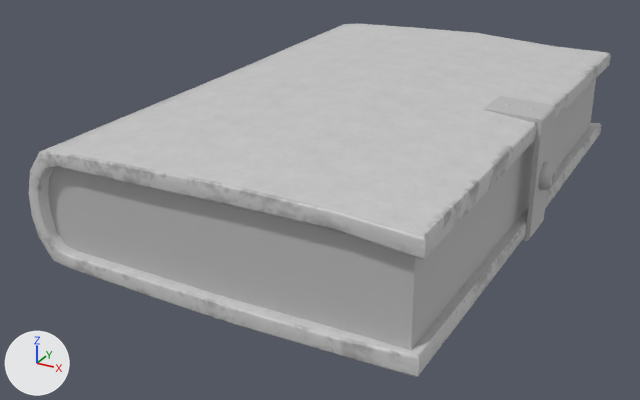
The FBX model Magic Library/Assets/Assets/Art/Meshes/Book/Book01.fbx, before and after one commit.
The view is the same before and after, from a 50 mm lens placed at (0.241, -0.317, 0.24), pointed at (-0.02, 0.157, 0.003). The lights are fixed; the arrows at lower left show +X, +Y and +Z. Where no turn or scale is listed for an object, it has been applied to the vertices. Vertices at the same position are counted once.

Before the edit, the objects in view are built like this:
```python
me_mesh = bpy.data.meshes.new('Mesh')
me_mesh.from_pydata(...)  # 344 vertices, 325 faces; spans x -0.125..0.125, y -0.182..0.182, z -0.003..0.082
# faces by material slot: [137, 22, 166]
me_mesh.materials.append(mat_metal)  # grey #bcbcbc
me_mesh.materials.append(mat_pages)  # grey #bcbcbc
me_mesh.materials.append(mat_m_book01_lod)  # picture img_book01_book_albedotransparency_png
ob_book01 = bpy.data.objects.new('Book01', me_mesh)
ob_book01.location = (0.0, 0.1884, 0.0)
```
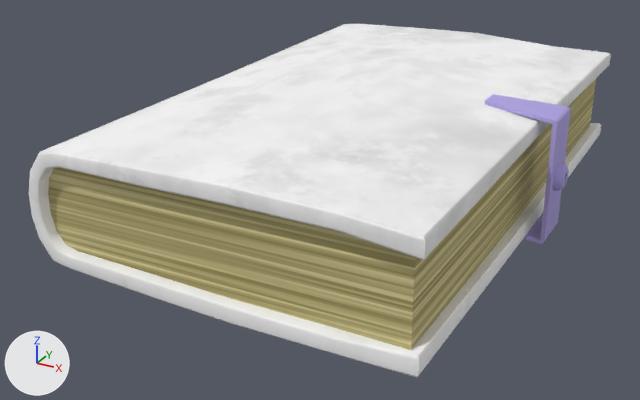
The newer file is also turned or shifted as a whole; pictures and numbers use the older file's frame.

Pixel boxes (x1, y1, x2, y2) of what changed, in the pictures (640 x 400 px):
'Book01', reshaped: before (29, 23, 611, 377); after (29, 24, 611, 377)
part 1 of me_mesh, rebuilt (18% wider): before (483, 96, 556, 241); after (485, 94, 571, 244)
part 2 of me_mesh, added: after (553, 162, 569, 190)
part 3 of me_mesh, deleted: before (539, 162, 556, 190)
part 4 of me_mesh, recoloured (grey to yellow): (48, 79, 596, 350) in both
part 5 of me_mesh, recoloured (grey to white): (29, 24, 611, 377) in both

Diff of the bpy script that builds the scene:
```diff
--- a/Magic Library/Assets/Assets/Art/Meshes/Book/Book01.fbx.py
+++ b/Magic Library/Assets/Assets/Art/Meshes/Book/Book01.fbx.py
@@ img_bookpagesside_basecolor_png @@
+img_bookpagesside_basecolor_png = load_image('BookPagesSide_basecolor.png', '../../Textures/Tilable/BookPagesSide_basecolor.png', 1024, 1024, 'sRGB')
@@ img_leathercover_basecolor_png @@
+img_leathercover_basecolor_png = load_image('LeatherCover_basecolor.png', '../../Textures/Tilable/LeatherCover_basecolor.png', 1024, 1024, 'sRGB')
@@ mat_10___default @@
+mat_10___default = principled_material('10 - Default')
+mat_10___default.texture = img_bookpagesside_basecolor_png  # with its transparency
+mat_10___default.roughness = 0.859
@@ mat_04___default @@
+mat_04___default = principled_material('04 - Default')
+mat_04___default.texture = img_leathercover_basecolor_png  # with its transparency
+mat_04___default.roughness = 0.859
@@ mat_03___default @@
+mat_03___default = principled_material('03 - Default')
+mat_03___default.base_color = (0.447, 0.38, 0.788)  # blue #b2a6e6
+mat_03___default.roughness = 0.859
@@ me_mesh @@
 # used by ob_book01; location = (0.0, 0.1884, 0.0)
-me_mesh.from_pydata(...)  # 344 vertices, 325 faces; spans x -0.125..0.125, y -0.182..0.182, z -0.003..0.082
-me_mesh.materials.append(mat_metal)  # grey #bcbcbc
+me_mesh.from_pydata(...)  # 262 vertices, 254 faces; spans x -0.125..0.132, y -0.182..0.182, z -0.003..0.082
+# me_mesh part 1: the loose piece of 28 vertices spanning x 0.083..0.118, y -0.015..0.015, z -0.003..0.077 is rebuilt with 28 vertices and now spans x 0.08..0.127, y -0.014..0.017, z -0.003..0.08, in mat_03___default (blue #b2a6e6)
+# me_mesh part 2: a new loose piece of 50 vertices spanning x 0.125..0.132, y -0.009..0.009, z 0.028..0.046, in mat_03___default (blue #b2a6e6)
+# me_mesh part 3: the loose piece of 60 vertices spanning x 0.117..0.125, y -0.009..0.009, z 0.027..0.045 is deleted
+# me_mesh part 4: 22 faces spanning x -0.116..0.108, y -0.175..0.175, z 0.007..0.064 switch from mat_pages (grey #bcbcbc) to mat_10___default (picture img_bookpagesside_basecolor_png)
+# me_mesh part 5: 166 faces spanning x -0.125..0.115, y -0.182..0.182, z -0.003..0.082 switch from mat_m_book01_lod (picture img_book01_book_albedotransparency_png) to mat_04___default (picture img_leathercover_basecolor_png)
+me_mesh.materials.append(mat_03___default)  # blue #b2a6e6
```
